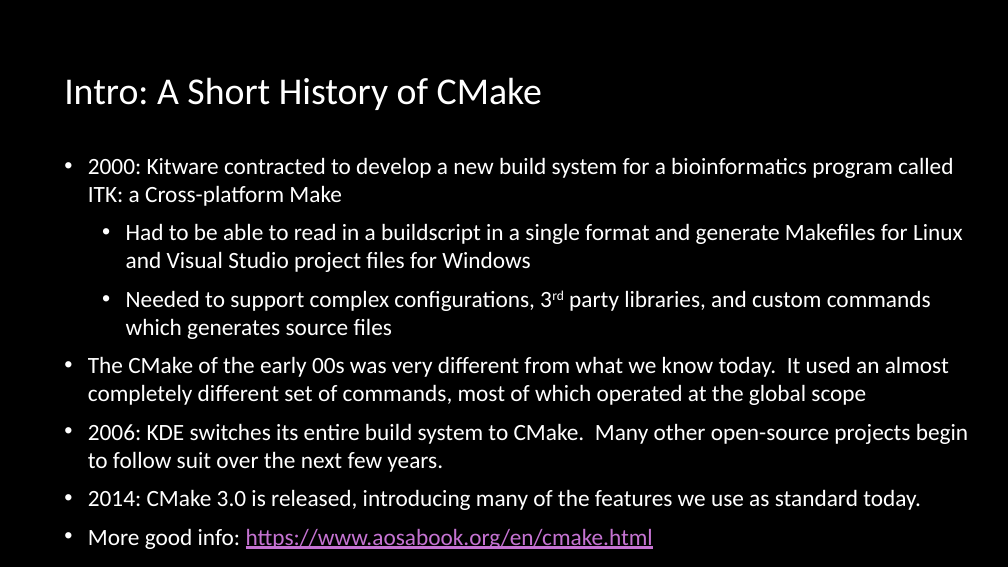
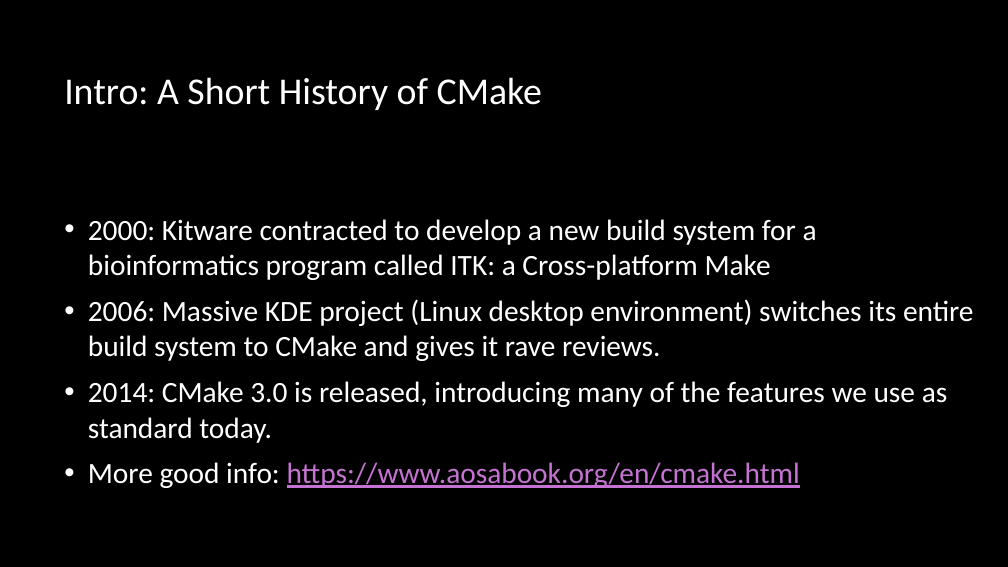
Before and after one commit to multiplemonomials/CMakeTraining, a slide deck: slide 2 of Session 2 - More Advanced CMake.pptx. Drawn at 1008x567 pixels with LibreOffice and Linux fonts; fonts in the diff are those of the drawing; background and template pictures are left out. Boxes give left, top, right and bottom in pixels: in the first picture for what was removed or moved away, otherwise in the second. Text is boxed around its words. In the diff, an @@ line names an element or a change of style, - is before the commit and + after.

```diff
--- a/Session 2 - More Advanced CMake.pptx
+++ b/Session 2 - More Advanced CMake.pptx
@@ text at bbox=[88, 219, 948, 488]: size 22.2 to 28 pt in "2000: Kitware contracted to develop a new ...", "2014: CMake 3.0 is released, introducing many ...", "More good info: https://www.aosabook.org/en/cmake.html" @@
@@ text at bbox=[88, 299, 974, 361]: text changed; size 22.2 to 28 pt @@
-  • Had to be able to read in a buildscript in a single format and generate Makefiles for Linux and Visual Studio project files for Windows
-  • Needed to support complex configurations, 3rd party libraries, and custom commands which generates source files
-• The CMake of the early 00s was very different from what we know today. It used an almost completely different set of commands, most of which operated at the global scope
-• 2006: KDE switches its entire build system to CMake. Many other open-source projects begin to follow suit over the next few years.
+• 2006: Massive KDE project (Linux desktop environment) switches its entire build system to CMake and gives it rave reviews.
```
Also in this commit, not shown: 4 other slides changed, 5 slides added.
